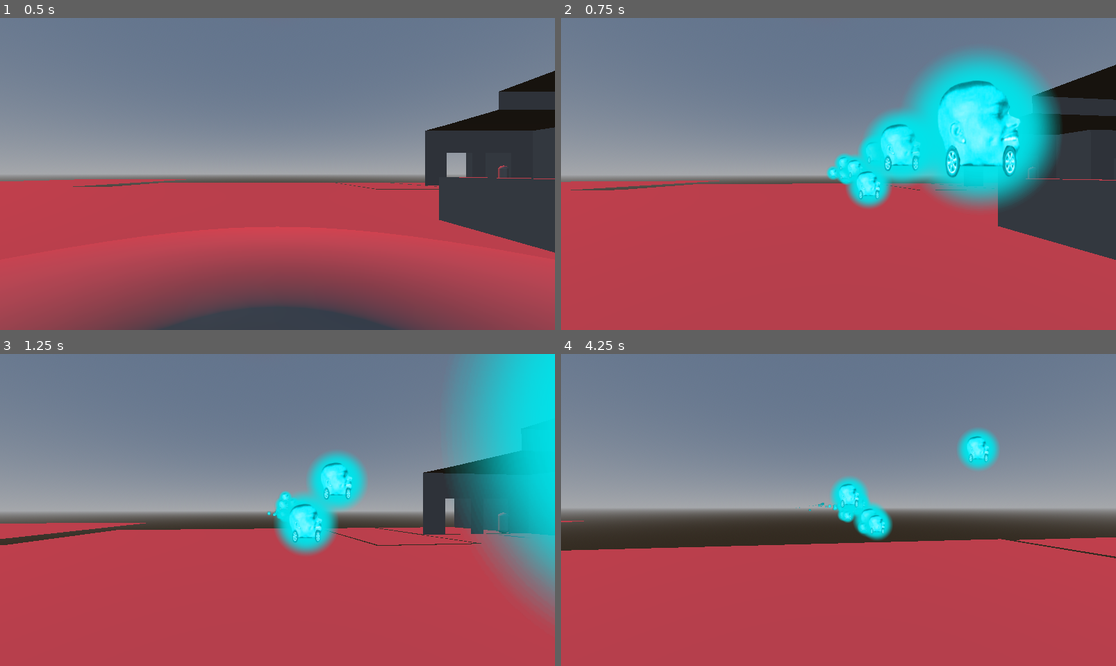
Above: before the commit, frames 1-4 (two rows, left to right).
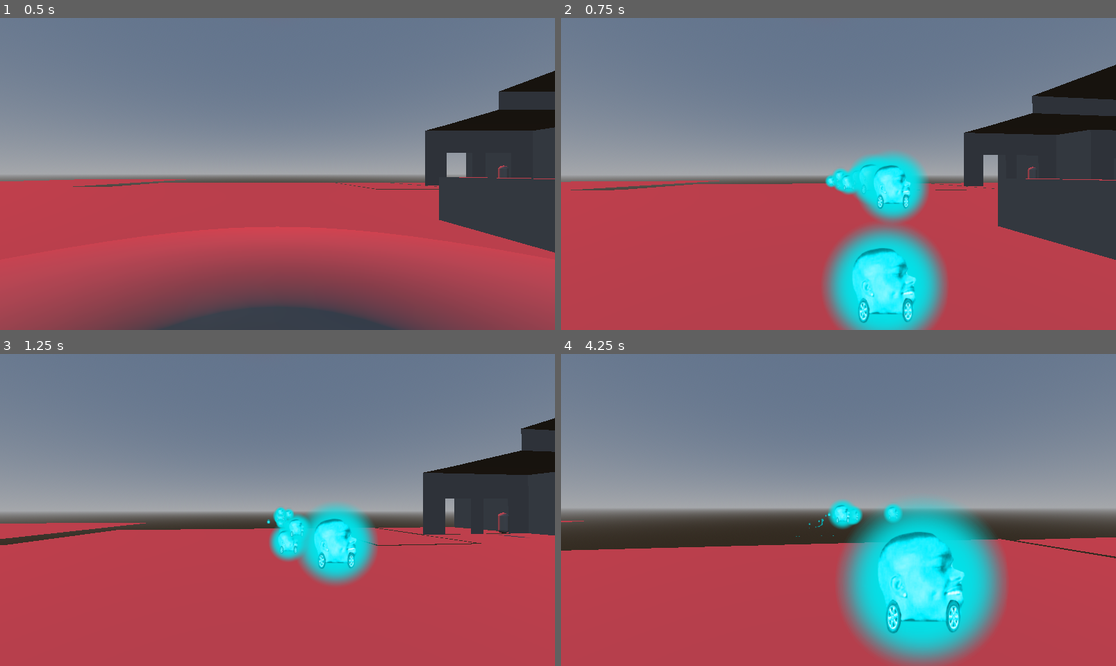
Above: after the commit, the same moments.

Repository: mFieldHouses/phase-two-the-dre-files
Game: Godot game, scene res://scenes/base_scene.tscn
Two runs of this game, one before a commit and one after it. Both use one fixed random seed, a clock stepped at 60 frames per second and the inputs below. Before the commit the project has no main scene; this scene is started directly in both runs.
Inputs (mouse positions are in pixels of both pictures, inside the frame that each line leads up to):
- Up to frame 1 (0.5 s): no input
- Up to frame 2 (0.75 s): tap Enter at 0.5 s; move the mouse to (866, 174) at 0.52 s; press the mouse at (866, 174) at 0.53 s; hold W (forward) from 0.53 s (still down)
- Up to frame 3 (1.25 s): keep holding W (forward); tap Space (jump) at 0.77 s
- Up to frame 4 (4.25 s): keep holding W (forward); move the mouse to (810, 510) at 1.27 s; release the mouse at (810, 510) at 1.28 s; click (810, 510) at 1.35 s; tap Space (jump) at 1.52, 3.02, 3.77 s; move the mouse to (849, 503) at 2.02 s; press the mouse at (849, 503) at 2.03 s; tap Shift (sprint) at 2.1 s; move the mouse to (832, 516) at 2.77 s; release the mouse at (832, 516) at 2.78 s; click (832, 516) at 2.85 s; move the mouse to (877, 513) at 3.52 s; press the mouse at (877, 513) at 3.53 s

Frame 1 is identical in both runs. In frame 2, 21% of the frame differs, in the area x 47-90%, y 11-100%; in frame 3, 17%; in frame 4, 14%.

Commit message:
add gravity to bullets

Diff:
--- a/node_3d.gd
+++ b/node_3d.gd
@@ -15,7 +15,8 @@
 	await get_tree().create_timer(3).timeout
 	queue_free()
 # Called every frame. 'delta' is the elapsed time since the previous frame.
-func _process(_delta: float) -> void:
+func _process(delta: float) -> void:
+	velocity.y -= 9.81 * delta
 	move_and_slide()
 
 func _on_area_3d_body_entered(_body: Node3D) -> void:
--- a/project.godot
+++ b/project.godot
@@ -11,6 +11,7 @@
 [application]
 
 config/name="Phase Two: The Dre Files"
+run/main_scene="uid://deh5bo4gy3xt8"
 config/features=PackedStringArray("4.5", "Forward Plus")
 config/icon="res://icon.svg"
 
--- a/scenes/base_scene.tscn
+++ b/scenes/base_scene.tscn
@@ -54,7 +54,7 @@
 [node name="Positronhitray" type="RayCast3D" parent="CharacterBody3D"]
 
 [node name="Bullet_origin" type="Node3D" parent="CharacterBody3D"]
-transform = Transform3D(1, 0, 0, 0, 1, 0, 0, 0, 1, 0.74044037, 0.4095192, 1.4810371)
+transform = Transform3D(1, 0, 0, 0, 1, 0, 0, 0, 1, 0.5714245, -0.18520963, -0.42741776)
 
 [node name="main" parent="." instance=ExtResource("2_ha2ph")]
 transform = Transform3D(1, 0, 0, 0, 1, 0, 0, 0, 1, 53.122135, -2.3922424, -56.268677)
Not shown: 1 places in scenes/positron.tscn that only renumber resources
